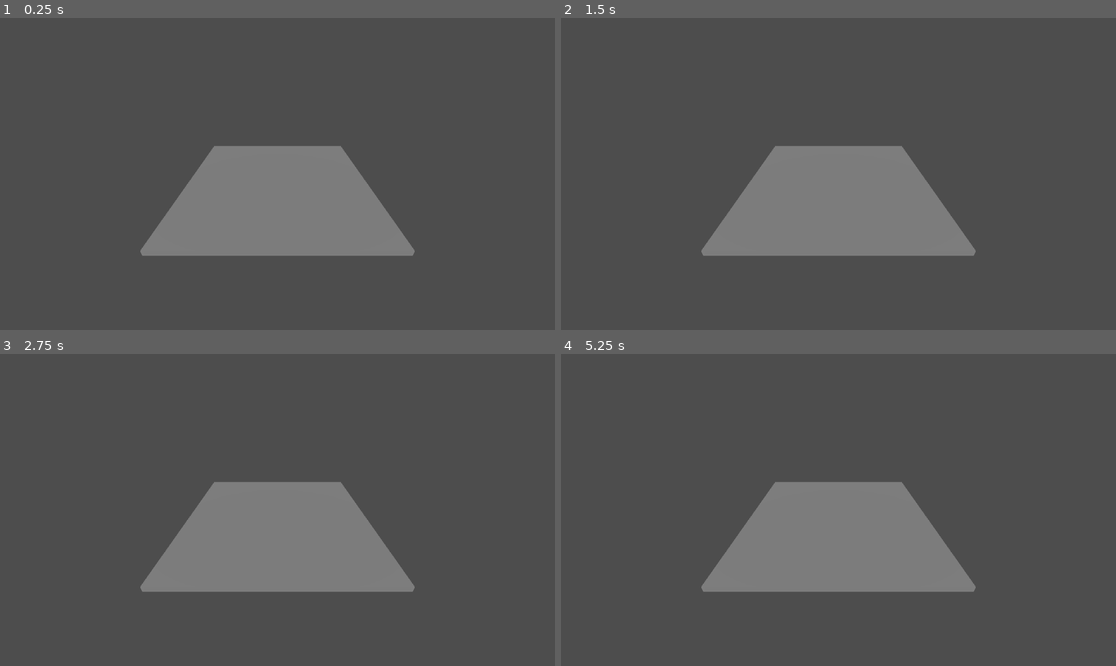
Above: before the commit, frames 1-4 (two rows, left to right).
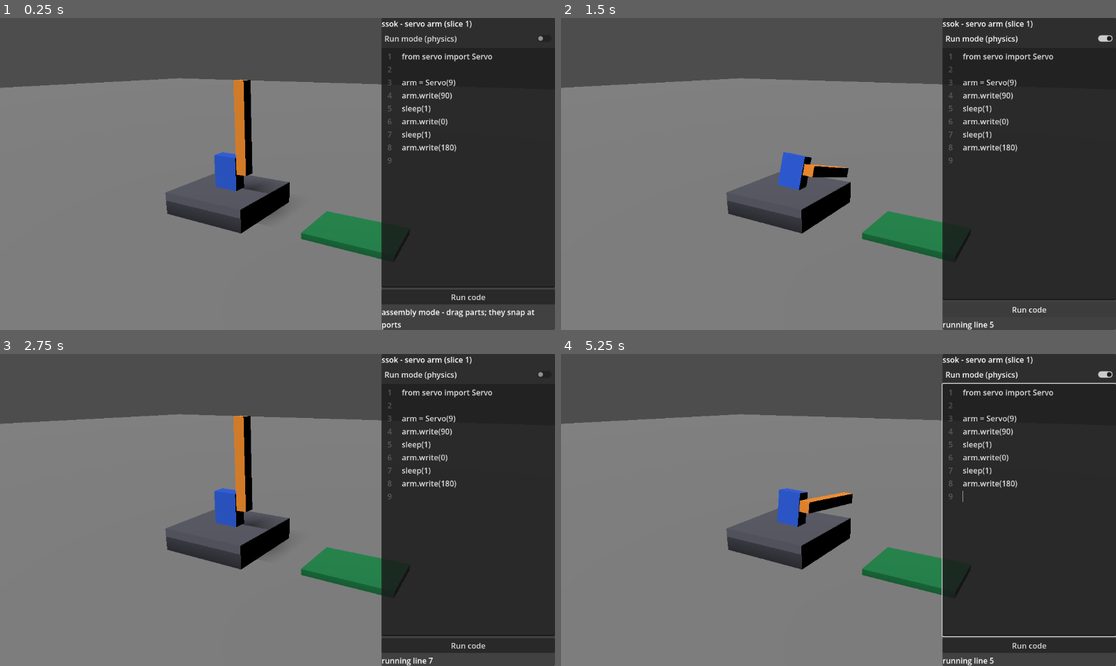
Above: after the commit, the same moments.

Repository: Bum-Boo/ssok
Game: Godot game, scene res://scenes/main.tscn
Same seed, same stepped clock (60 frames per second), same inputs: the game is played once before the commit and once after it.
Inputs (mouse positions are in pixels of both pictures, inside the frame that each line leads up to):
- Up to frame 1 (0.25 s): no input
- Up to frame 2 (1.5 s): click (1027, 39) at 0.5 s, where only the run after the commit has a clickable "Run mode (physics)"; click (1027, 308) at 1.25 s, where only the run after the commit has a clickable "Run code"
- Up to frame 3 (2.75 s): click (466, 375) at 2 s, where only the run after the commit has a clickable "Run mode (physics)"
- Up to frame 4 (5.25 s): click (1027, 644) at 2.75 s, where only the run after the commit has a clickable "Run code"; click (1027, 375) at 3.5 s, where only the run after the commit has a clickable "Run mode (physics)"; click (1027, 644) at 4.25 s, where only the run after the commit has a clickable "Run code"; tap Enter at 5 s; move the mouse to (960, 494) at 5.02 s; click (960, 494) at 5.17 s

The runs differ from the first frame. In frame 1, 75% of the frame differs, in the area x 0-100%, y 0-100%; in frame 2, 75%; in frame 3, 76%; in frame 4, 77%.
Error after the commit: Trying to cast a freed object. (res://src/runtime/mini_runtime.gd:69)

Commit message:
Add slice-1 prototype shell: assembly view, run toggle, code panel
Wires AssemblyMode (#3) and RunMode + MiniRuntime (#4/#7) into
scenes/main.tscn via scenes/main.gd: the preset graph loads into
assembly mode, a CheckButton switches to physics, and a CodeEdit
runs the learner code against whatever is wired. The .tscn change is
only the script attachment; camera framing and UI are built in code
until a human composes the scene in the editor.

tests/prototype_screenshot.gd drives the whole flow in a window and
saves screenshots; observed: arm upright in assembly, horizontal after
write(90), and "Pin 10 has nothing connected" for the unwired pin.

Co-Authored-By: Claude Fable 5.1 <noreply@anthropic.com>
Claude-Session: https://claude.ai/code/session_016btVH9nxyE5uiu9vaAxHVe

Diff:
--- /dev/null
+++ b/scenes/main.gd
@@ -0,0 +1,117 @@
+extends Node3D
+
+## Slice-1 prototype shell: assembly view on the left, learner code on the right,
+## one toggle between kinematic assembly and physics run mode (ADR 0003).
+
+const PART_COLORS := {
+	&"base": Color(0.35, 0.35, 0.4),
+	&"servo": Color(0.15, 0.35, 0.85),
+	&"arm_link": Color(0.95, 0.55, 0.15),
+	&"board": Color(0.1, 0.55, 0.3),
+}
+
+var assembly: AssemblyMode
+var run_mode: RunMode
+var runtime: MiniRuntime
+var code_edit: CodeEdit
+var status: Label
+var mode_button: CheckButton
+var run_button: Button
+
+
+func _ready() -> void:
+	var camera := $Camera3D as Camera3D
+	camera.look_at_from_position(Vector3(0.2, 0.18, 0.26), Vector3(0.05, 0.09, 0))
+	camera.fov = 45.0
+
+	assembly = AssemblyMode.new()
+	add_child(assembly)
+	assembly.load_graph(ServoArmPreset.build())
+	_colorize(assembly)
+
+	run_mode = RunMode.new()
+	add_child(run_mode)
+
+	runtime = MiniRuntime.new()
+	runtime.hardware = run_mode
+	runtime.line_started.connect(func(n: int) -> void: _set_status("running line %d" % n))
+	runtime.finished.connect(func() -> void: _set_status("finished"))
+	runtime.failed.connect(func(n: int, msg: String) -> void: _set_status("line %d: %s" % [n, msg], true))
+	add_child(runtime)
+
+	_build_ui()
+	_set_status("assembly mode - drag parts; they snap at ports")
+
+
+func _build_ui() -> void:
+	var layer := CanvasLayer.new()
+	add_child(layer)
+	var panel := PanelContainer.new()
+	panel.set_anchors_and_offsets_preset(Control.PRESET_RIGHT_WIDE)
+	panel.offset_left = -360
+	layer.add_child(panel)
+	var box := VBoxContainer.new()
+	panel.add_child(box)
+
+	var title := Label.new()
+	title.text = "ssok - servo arm (slice 1)"
+	box.add_child(title)
+
+	mode_button = CheckButton.new()
+	mode_button.text = "Run mode (physics)"
+	mode_button.toggled.connect(_on_mode_toggled)
+	box.add_child(mode_button)
+
+	code_edit = CodeEdit.new()
+	code_edit.text = ServoArmPreset.ANSWER_CODE
+	code_edit.gutters_draw_line_numbers = true
+	code_edit.size_flags_vertical = Control.SIZE_EXPAND_FILL
+	box.add_child(code_edit)
+
+	run_button = Button.new()
+	run_button.text = "Run code"
+	run_button.pressed.connect(_on_run_pressed)
+	box.add_child(run_button)
+
+	status = Label.new()
+	status.autowrap_mode = TextServer.AUTOWRAP_WORD_SMART
+	box.add_child(status)
+
+
+func _on_mode_toggled(run: bool) -> void:
+	if run:
+		run_mode.build(assembly.graph)
+		_colorize(run_mode)
+		assembly.visible = false
+		assembly.process_mode = Node.PROCESS_MODE_DISABLED
+		_set_status("run mode - %d bodies, %d servo(s)" % [run_mode.bodies.size(), run_mode.servos.size()])
+	else:
+		run_mode.teardown()
+		assembly.visible = true
+		assembly.process_mode = Node.PROCESS_MODE_INHERIT
+		_set_status("assembly mode")
+
+
+func _on_run_pressed() -> void:
+	if runtime.is_running():
+		return
+	if not mode_button.button_pressed:
+		mode_button.button_pressed = true
+	runtime.run(code_edit.text)
+
+
+func _set_status(text: String, is_error: bool = false) -> void:
+	status.text = text
+	status.modulate = Color(1, 0.4, 0.4) if is_error else Color.WHITE
+
+
+static func _colorize(root: Node) -> void:
+	for node in root.find_children("*", "MeshInstance3D", true, false):
+		var mesh := node as MeshInstance3D
+		var owner_name := String(mesh.get_parent().name)
+		for part_id: StringName in PART_COLORS:
+			if owner_name.begins_with(String(part_id)):
+				var material := StandardMaterial3D.new()
+				material.albedo_color = PART_COLORS[part_id]
+				mesh.material_override = material
+				break
--- a/scenes/main.tscn
+++ b/scenes/main.tscn
@@ -1,4 +1,6 @@
-[gd_scene load_steps=3 format=3]
+[gd_scene load_steps=4 format=3]
+
+[ext_resource type="Script" path="res://scenes/main.gd" id="1_main"]
 
 [sub_resource type="BoxMesh" id="BoxMesh_floor"]
 size = Vector3(4, 0.1, 4)
@@ -7,6 +9,7 @@
 size = Vector3(4, 0.1, 4)
 
 [node name="Main" type="Node3D"]
+script = ExtResource("1_main")
 
 [node name="Camera3D" type="Camera3D" parent="."]
 transform = Transform3D(1, 0, 0, 0, 0.866025, 0.5, 0, -0.5, 0.866025, 0, 2.5, 4)
--- /dev/null
+++ b/tests/prototype_screenshot.gd
@@ -0,0 +1,52 @@
+extends SceneTree
+
+## Drives the prototype end to end with a window and saves screenshots to user://.
+## Run without --headless:  godot --path . -s tests/prototype_screenshot.gd
+
+var _main: Node
+var _step := 0
+var _frames := 0
+
+
+func _init() -> void:
+	var packed: PackedScene = load("res://scenes/main.tscn")
+	_main = packed.instantiate()
+	root.add_child.call_deferred(_main)
+	process_frame.connect(_tick)
+
+
+func _tick() -> void:
+	_frames += 1
+	match _step:
+		0:
+			if _frames > 10:
+				_shot("assembly")
+				_main.mode_button.button_pressed = true
+				_step = 1
+				_frames = 0
+		1:
+			if _frames > 90:
+				_shot("run_unpowered")
+				_main.code_edit.text = "from servo import Servo\narm = Servo(9)\narm.write(90)\n"
+				_main.run_button.pressed.emit()
+				_step = 2
+				_frames = 0
+		2:
+			if _frames > 90:
+				_shot("run_write_90")
+				_main.code_edit.text = "arm = Servo(10)\narm.write(90)\n"
+				_main.run_button.pressed.emit()
+				_step = 3
+				_frames = 0
+		3:
+			if _frames > 10:
+				print("status after wrong pin: ", _main.status.text)
+				_shot("wrong_pin")
+				quit(0)
+
+
+func _shot(name: String) -> void:
+	var image := root.get_viewport().get_texture().get_image()
+	var path := "user://shot_%s.png" % name
+	image.save_png(path)
+	print("saved ", ProjectSettings.globalize_path(path), " status=", _main.status.text)
Not shown, added: presets/servo_arm.gd.uid
Not shown, added: scenes/main.gd.uid
Not shown, added: tests/prototype_screenshot.gd.uid
Not shown, added: tests/run_mode_check.gd.uid
